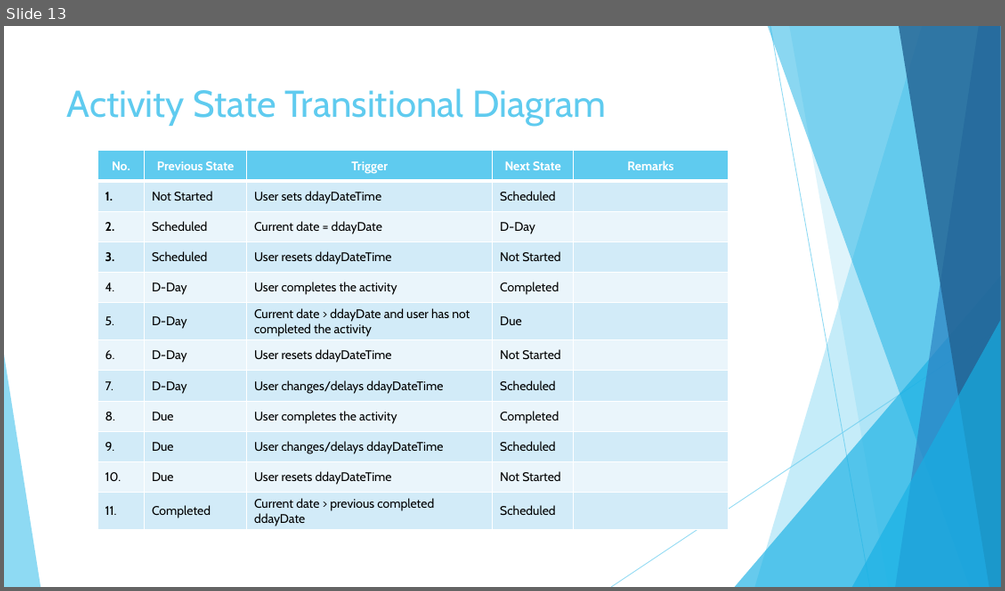
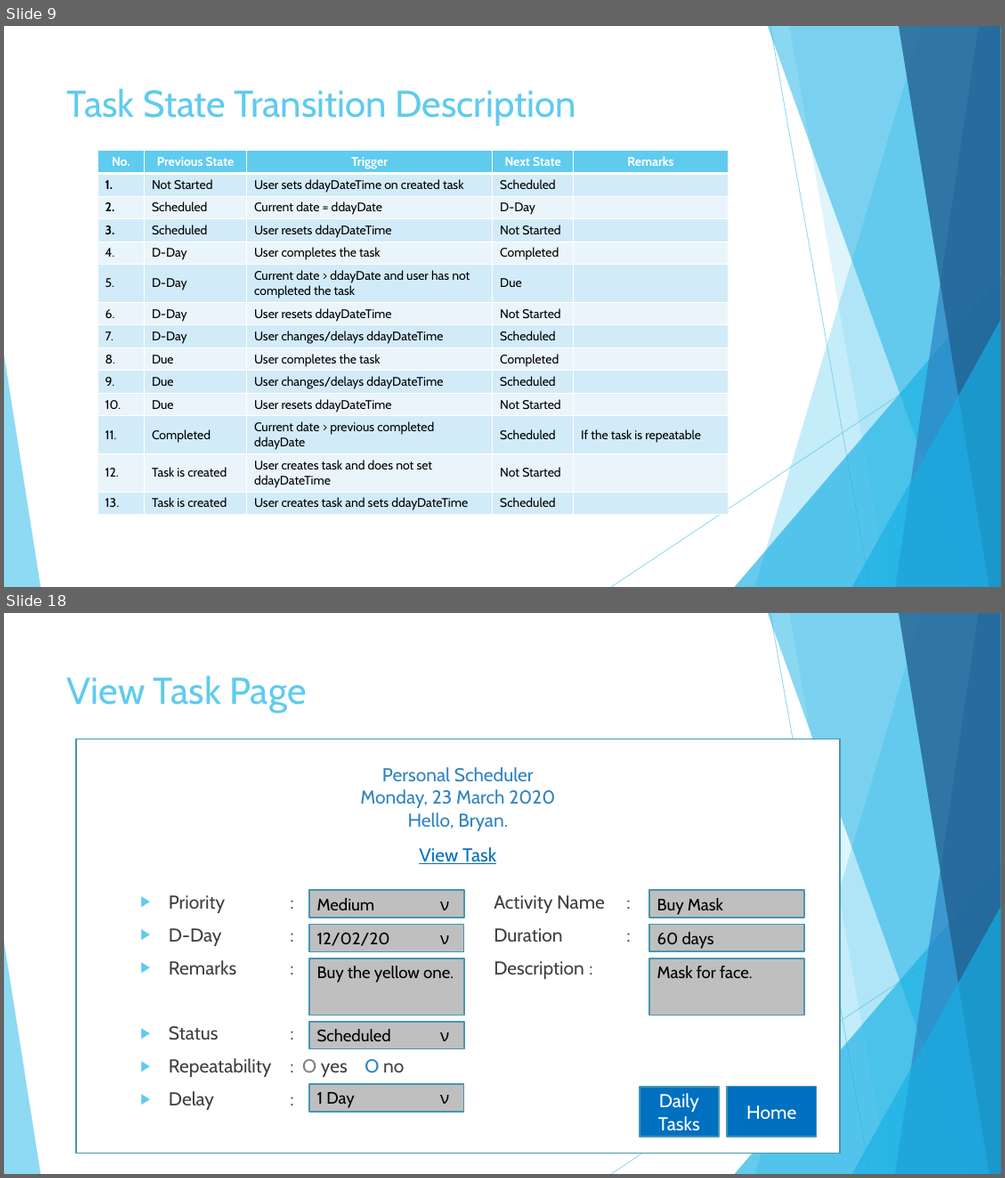
Before and after one commit to bryanbezter/personal-scheduler, a slide deck: Documentation v1.0.pptx. Shown one above the other, each under a label of ours: slide 13 before the commit, slides 9 and 18 after it; the slides between them are not shown. The pictures are 1005x591 and 1005x1178 pixels, drawn with LibreOffice and Linux fonts; fonts in the diff are those of the drawing. Boxes give left, top, right and bottom in pixels: in the first picture for what was removed or moved away, otherwise in the second. Text is boxed around its words. In the diff, an @@ line names an element or a change of style, - is before the commit and + after.

Commit message:
Update documentation
- Finish UI design
- Update db design
- Update state diagram
- Update functional design

```diff
--- a/Documentation v1.0.pptx
+++ b/Documentation v1.0.pptx
@@ slide 18 added at <box>4,613,1001,1174</box>, background #FFFFFF; not listed: 10 template elements that a slide beside it also shows @@
@@ title added at <box>67,675,307,713</box>, 36 pt, text #5FCBEF @@
+View Task Page
@@ rectangle added at <box>76,738,840,1152</box>, fill #FFFFFF, outline #4696B1 1.5 pt @@
@@ rectangle added at <box>332,772,583,821</box>, fill #FFFFFF, outline #FFFFFF 1.5 pt, 18 pt, text #2E83C3 @@
+Personal Scheduler
+Monday, 23 March 2020
+Hello, Bryan.
@@ text added at <box>419,847,496,864</box>, 18 pt, text #0070C0, underline @@
+View Task
@@ text added at <box>169,895,605,1110</box>, 18 pt, text #404040 @@
+▶ Priority : Activity Name :
+▶ D-Day : Duration :
+▶ Remarks : Description :
+▶ Status :
+▶ Repeatability : O yes O no
+▶ Delay :
@@ rectangle added at <box>310,891,464,918</box>, fill #BFBFBF, outline #4696B1 1.5 pt, 16 pt, text #000000 @@
+Medium ν
@@ rectangle added at <box>650,891,804,918</box>, fill #BFBFBF, outline #4696B1 1.5 pt, 16 pt, text #000000 @@
+Buy Mask
@@ rectangle added at <box>310,925,464,952</box>, fill #BFBFBF, outline #4696B1 1.5 pt, 16 pt, text #000000 @@
+12/02/20 ν
@@ rectangle added at <box>650,925,804,952</box>, fill #BFBFBF, outline #4696B1 1.5 pt, 16 pt, text #000000 @@
+60 days
@@ rectangle added at <box>310,958,464,1015</box>, fill #BFBFBF, outline #4696B1 1.5 pt, 16 pt, text #000000 @@
+Buy the yellow one.
@@ rectangle added at <box>650,958,804,1015</box>, fill #BFBFBF, outline #4696B1 1.5 pt, 16 pt, text #000000 @@
+Mask for face.
@@ rectangle added at <box>310,1022,464,1049</box>, fill #BFBFBF, outline #4696B1 1.5 pt, 16 pt, text #000000 @@
+Scheduled ν
@@ rectangle added at <box>310,1084,464,1111</box>, fill #BFBFBF, outline #4696B1 1.5 pt, 16 pt, text #000000 @@
+1 Day ν
@@ rectangle added at <box>639,1087,719,1136</box>, fill #0070C0, outline #4696B1 1.5 pt, 18 pt, text #FFFFFF @@
+Daily Tasks
@@ rectangle added at <box>727,1086,817,1136</box>, fill #0070C0, outline #4696B1 1.5 pt, 18 pt, text #FFFFFF @@
+Home
@@ what was slide 13 is now slide 9 @@
@@ slide 9 changed as well @@
@@ title at <box>67,88,576,126</box>: text changed @@
-Activity State Transitional Diagram
+Task State Transition Description
@@ table at <box>97,151,728,514</box> @@
-row 2, column 3: User sets ddayDateTime
+row 2, column 3: User sets ddayDateTime on created task
-row 5, column 3: User completes the activity
+row 5, column 3: User completes the task
-row 6, column 3: Current date > ddayDate and user has not completed the activity
+row 6, column 3: Current date > ddayDate and user has not completed the task
-row 9, column 3: User completes the activity
+row 9, column 3: User completes the task
-row 12: 11. | Completed | Current date > previous completed ddayDate | Scheduled | 
+row 12: 11. | Completed | Current date > previous completed ddayDate | Scheduled | If the task is repeatable
+row 13: 12. | Task is created | User creates task and does not set ddayDateTime | Not Started | 
+row 14: 13. | Task is created | User creates task and sets ddayDateTime | Scheduled | 
```
Also in this commit, not shown: 8 other slides changed, 11 other slides added, 6 slides removed.
